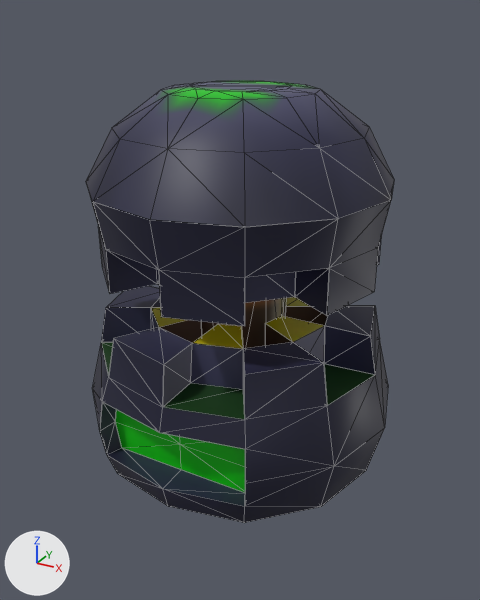
The Blender file Models/g_nitro.blend, before and after one commit.
One viewpoint serves both versions: a 50 mm camera at (0.173, -0.313, 0.15) aimed at (-0.002, 0.005, -0.009). Lighting does not change. The marker at lower left points along +X, +Y and +Z. The first picture is the older version. Mesh edges are drawn as thin lines.

Names of what the first picture shows: 'nitro.base', 'nitro.cap'.
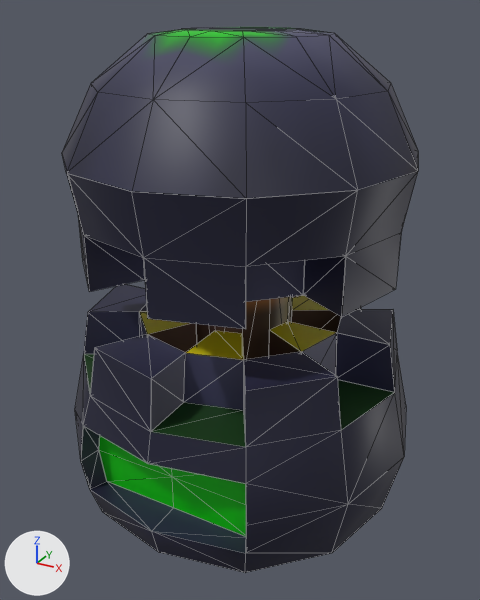
Pixel boxes (x1, y1, x2, y2) of what changed, in the pictures (480 x 600 px):
'nitro.cap', reshaped, rescaled (16% wider, 122% taller)
    before: (86, 81, 394, 326)
    after: (62, 27, 418, 573)
'nitro.base', deleted
    before: (93, 286, 388, 523)
part 1 of me_cylinder01_001, added
    after: (269, 330, 301, 356)
part 2 of me_cylinder01_001, added
    after: (244, 352, 337, 391)
part 3 of me_cylinder01_001, added (blue)
    after: (88, 284, 147, 312)
part 4 of me_cylinder01_001, added
    after: (75, 295, 406, 573)

Diff of the bpy script that builds the scene:
```diff
--- a/Models/g_nitro.blend.py
+++ b/Models/g_nitro.blend.py
@@ me_cylinder01_001 @@
 # used by ob_nitro_cap; location = (0.0, 0.0, 0.0); rotation_euler = (0.0, -3.142, 0.0), in degrees (0, -180, 0); scale = (0.88, 0.88, 0.808)
-me_cylinder01_001.from_pydata(...)  # 348 vertices, 250 faces; spans x -0.096..0.094, y -0.095..0.096, z -0.141..-0.019
+me_cylinder01_001.from_pydata(...)  # 782 vertices, 576 faces; spans x -0.105..0.104, y -0.097..0.106, z -0.141..0.169
+# me_cylinder01_001 part 1: the loose piece of 4 vertices spanning x -0.053..-0.027, y -0.029..-0.014, z -0.049..-0.019 is copied, and the copy is moved by (0.0, 0.0, 0.062); it spans x -0.054..-0.027, y -0.03..-0.014, z 0.013..0.043
+# me_cylinder01_001 part 2: the loose piece of 4 vertices spanning x -0.079..-0.031, y -0.077..-0.029, z -0.049 is copied, and the copy is moved by (0.0, 0.0, 0.062); it spans x -0.079..-0.031, y -0.077..-0.029, z 0.013
+# me_cylinder01_001 part 3: the loose piece of 4 vertices spanning x 0.051..0.089, y -0.044..0.001, z -0.049 is copied, and the copy is moved by (0.0, 0.0, 0.062); it spans x 0.051..0.089, y -0.044..0.001, z 0.013
+# me_cylinder01_001 part 4: 402 vertices added at x -0.105..0.104, y -0.097..0.106, z -0.049..0.169
+# other edits to the shape of me_cylinder01_001 do not show in these pictures
 me_cylinder01_001.materials.append(mat_g_nitro_png)
@@ ob_nitro_cap @@
 ob_nitro_cap.rotation_euler = (0.0, -3.142, 0.0)  # degrees (0, -180, 0)
-ob_nitro_cap.scale = (0.88, 0.88, 0.808)
@@ ob_nitro_base @@
-ob_nitro_base = bpy.data.objects.new('nitro.base', me_cylinder01)
-ob_nitro_base.location = (0.0, 0.0, 0.0)
-ob_nitro_base.rotation_euler = (0.0, -3.142, 0.0)  # degrees (0, -180, 0)
-ob_nitro_base.scale = (0.88, 0.88, 0.808)
```
